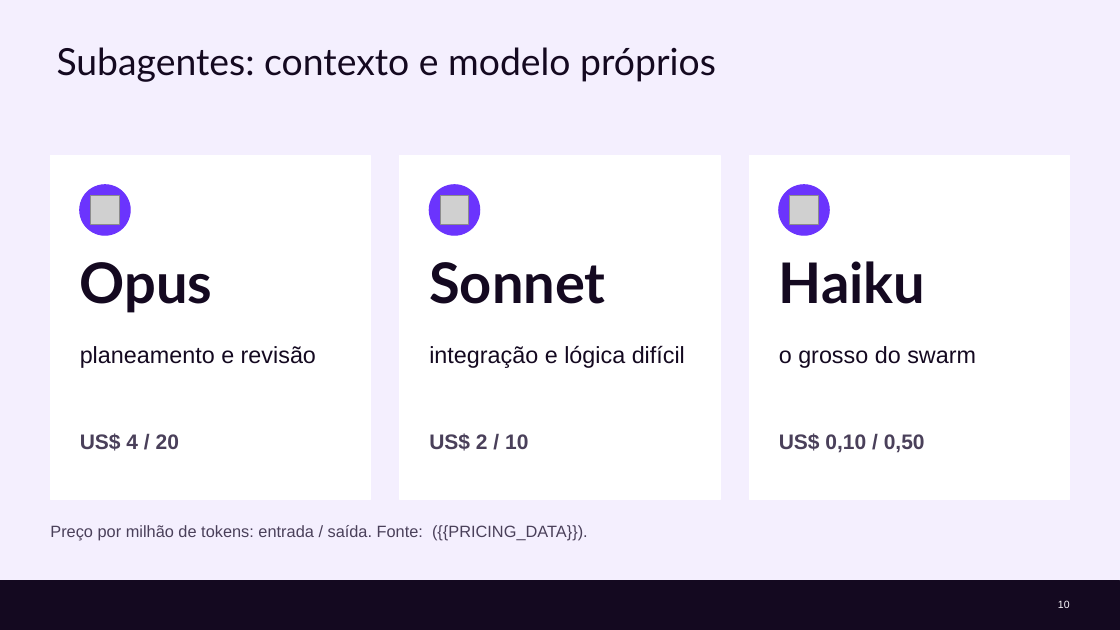
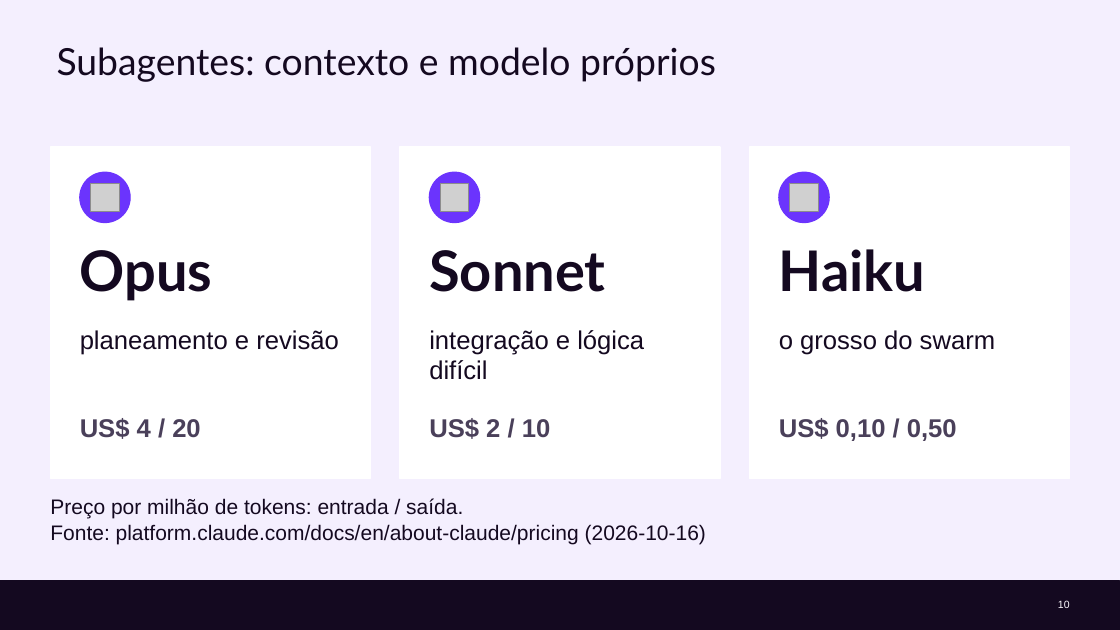
Before and after one commit to cx-guilherme-pinto/workshop-claude, a slide deck: slide 10 of slides/workshop.pptx. Drawn at 1120x630 pixels with LibreOffice and Linux fonts; fonts in the diff are those of the drawing; grey boxes stand for pictures; background and template pictures are left out. Boxes give left, top, right and bottom in pixels: in the first picture for what was removed or moved away, otherwise in the second. Text is boxed around its words. In the diff, an @@ line names an element or a change of style, - is before the commit and + after.

```diff
--- a/slides/workshop.pptx
+++ b/slides/workshop.pptx
@@ rectangle: place and size @@
-rectangle at (50, 155, 371, 500)
+rectangle at (50, 147, 371, 479)
@@ rectangle: place and size @@
-rectangle at (400, 155, 720, 500)
+rectangle at (400, 147, 720, 479)
@@ rectangle: place and size @@
-rectangle at (749, 155, 1070, 500)
+rectangle at (749, 147, 1070, 479)
@@ 3 pictures, 3 texts, 3 ellipses: place and size @@
-3 pictures, 3 texts, 3 ellipses at (80, 185, 976, 368)
+3 pictures, 3 texts, 3 ellipses at (80, 172, 995, 380)
@@ text "Opus": place and size @@
-text "Opus" at (80, 262, 213, 313)
+text "Opus" at (80, 250, 213, 301)
@@ text "Sonnet": place and size @@
-text "Sonnet" at (429, 262, 605, 304)
+text "Sonnet" at (429, 250, 605, 292)
@@ text "Haiku": place and size @@
-text "Haiku" at (779, 261, 925, 304)
+text "Haiku" at (779, 249, 925, 292)
@@ size 20 to 22 pt in 3 elements at (80, 330, 339, 355), (429, 330, 644, 380), (779, 330, 995, 355) @@
@@ text "US$ 4 / 20": place and size @@
-text "US$ 4 / 20" at (80, 433, 179, 451)
+text "US$ 4 / 20" at (80, 418, 201, 439)
@@ size 18 to 22 pt in 3 elements at (779, 418, 957, 441), (80, 418, 201, 439), (429, 418, 551, 439) @@
@@ text "US$ 2 / 10": place and size @@
-text "US$ 2 / 10" at (429, 433, 528, 451)
+text "US$ 2 / 10" at (429, 418, 551, 439)
@@ text "US$ 0,10 / 0,50": place and size @@
-text "US$ 0,10 / 0,50" at (779, 433, 925, 453)
+text "US$ 0,10 / 0,50" at (779, 418, 957, 441)
@@ text at (50, 498, 706, 544): text changed; size 14 to 18 pt; text colour #4A405A to #140920 @@
-Preço por milhão de tokens: entrada / saída. Fonte: ({{PRICING_DATA}}).
+Preço por milhão de tokens: entrada / saída.
+Fonte: platform.claude.com/docs/en/about-claude/pricing (2026-10-16)
```
Also in this commit, not shown: 29 other slides changed, 4 slides added, 7 slides removed, 11 other files.
